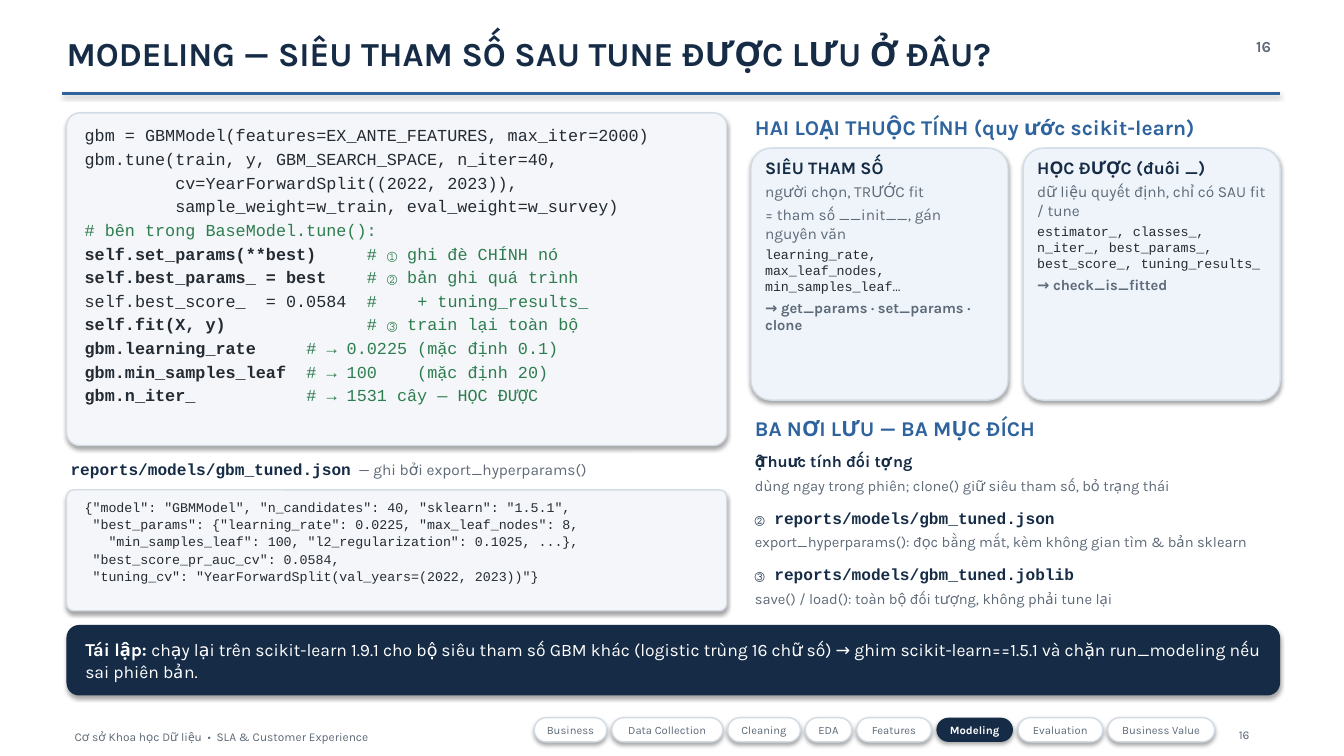
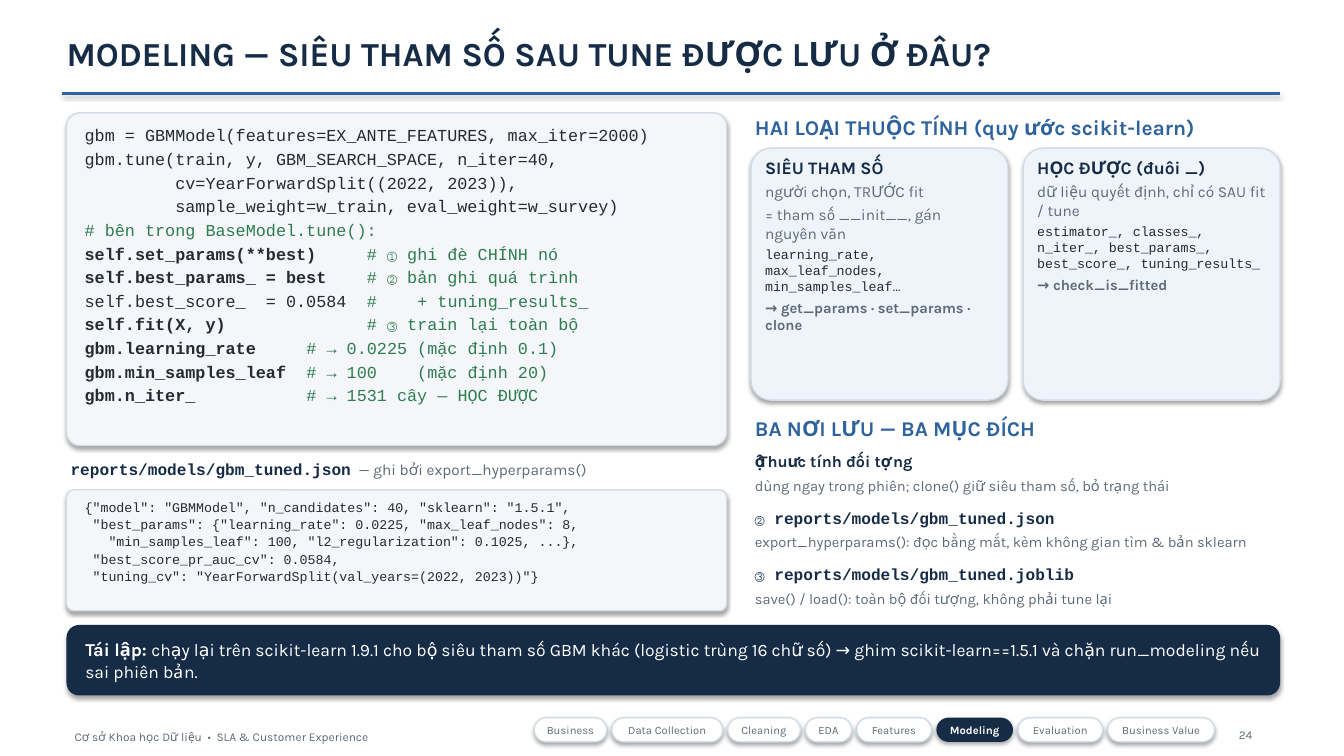
Before and after one commit to justasillyboy/datascience_hcmute, a slide deck: slide 24 of reports/Slide/SLA_DataScience_fix.pptx (slide 20 before the commit). Drawn at 1344x756 pixels with LibreOffice and Linux fonts; fonts in the diff are those of the drawing. Boxes give left, top, right and bottom in pixels: in the first picture for what was removed or moved away, otherwise in the second. Text is boxed around its words. In the diff, an @@ line names an element or a change of style, - is before the commit and + after.

```diff
--- a/reports/Slide/SLA_DataScience_fix.pptx
+++ b/reports/Slide/SLA_DataScience_fix.pptx
@@ text removed at <box>1256,42,1271,52</box> @@
-16
@@ text at <box>1239,731,1253,739</box>: text changed @@
-16
+24
```
Also in this commit, not shown: 23 other slides changed, 5 slides added, 20 other files.
